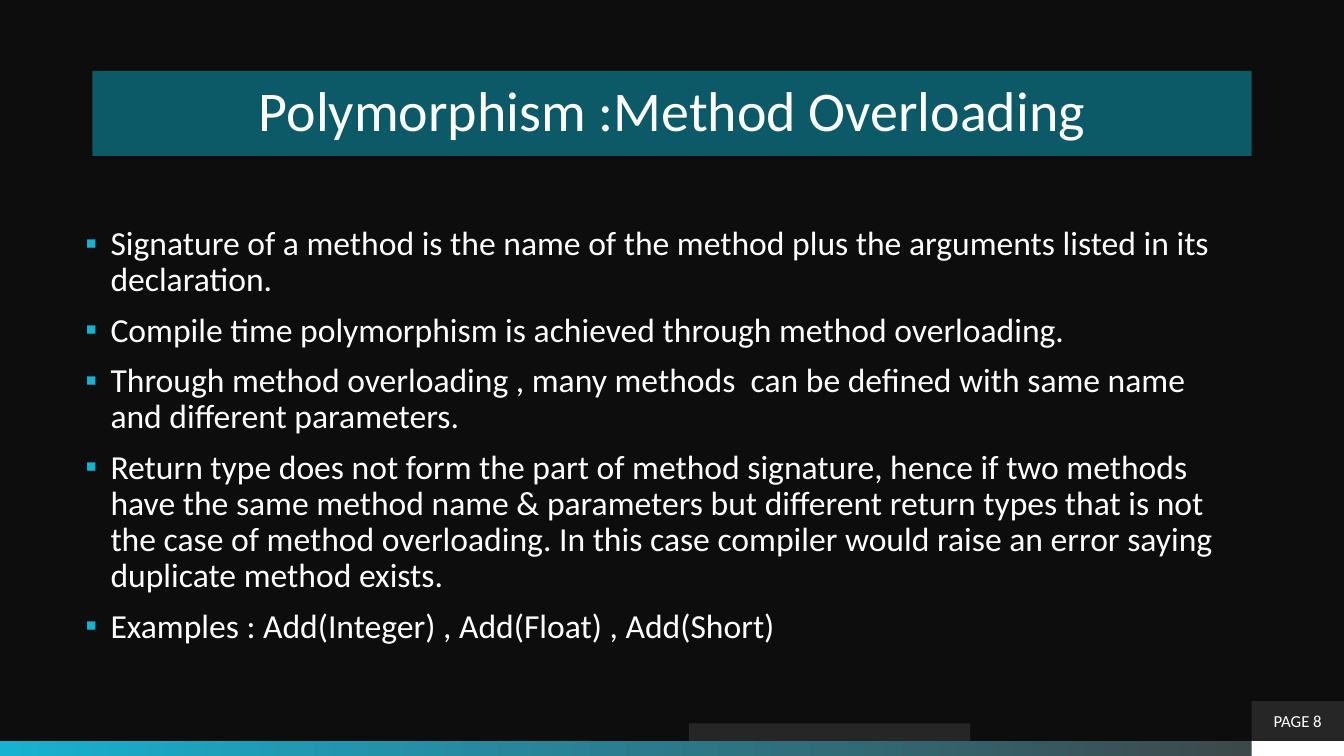
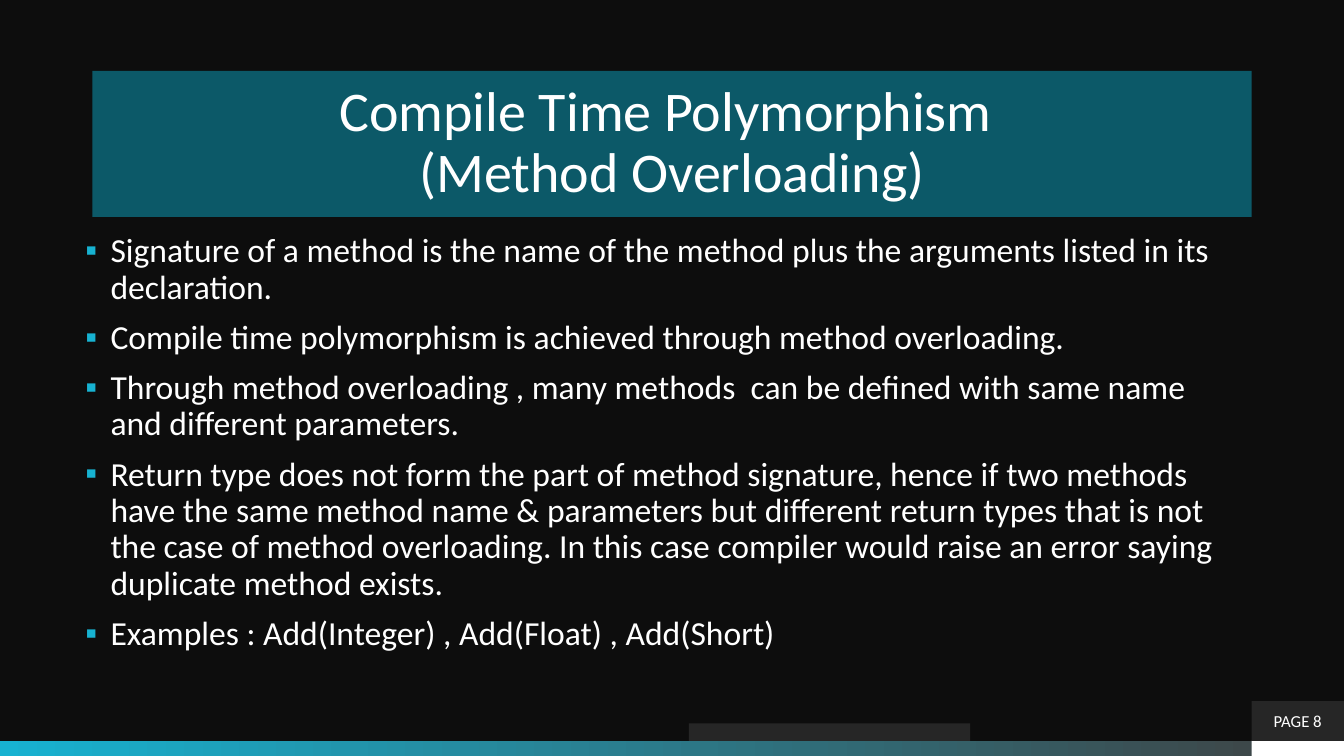
Before and after one commit to theLeonidas/Courses, a slide deck: slide 8 of courseMaterial/Objective-7-Using Methods/Methods.pptx. Drawn at 1344x756 pixels with LibreOffice and Linux fonts; fonts in the diff are those of the drawing; background and template pictures are left out. Boxes give left, top, right and bottom in pixels: in the first picture for what was removed or moved away, otherwise in the second. Text is boxed around its words. In the diff, an @@ line names an element or a change of style, - is before the commit and + after.

```diff
--- a/courseMaterial/Objective-7-Using Methods/Methods.pptx
+++ b/courseMaterial/Objective-7-Using Methods/Methods.pptx
@@ title "Compile Time Polymorphism (Method Overloading)" resized from (x1=93, y1=71, x2=1252, y2=155) to (x1=93, y1=71, x2=1252, y2=217) @@
@@ title at (x1=340, y1=92, x2=991, y2=202): text changed @@
-Polymorphism :Method Overloading
+Compile Time Polymorphism
+(Method Overloading)
@@ text "Signature of a method is ..." moved from (x1=111, y1=231, x2=1212, y2=644) to (x1=111, y1=238, x2=1212, y2=651) @@
```
Also in this commit, not shown: 8 other slides changed, 1 slide removed, 37 other files.
